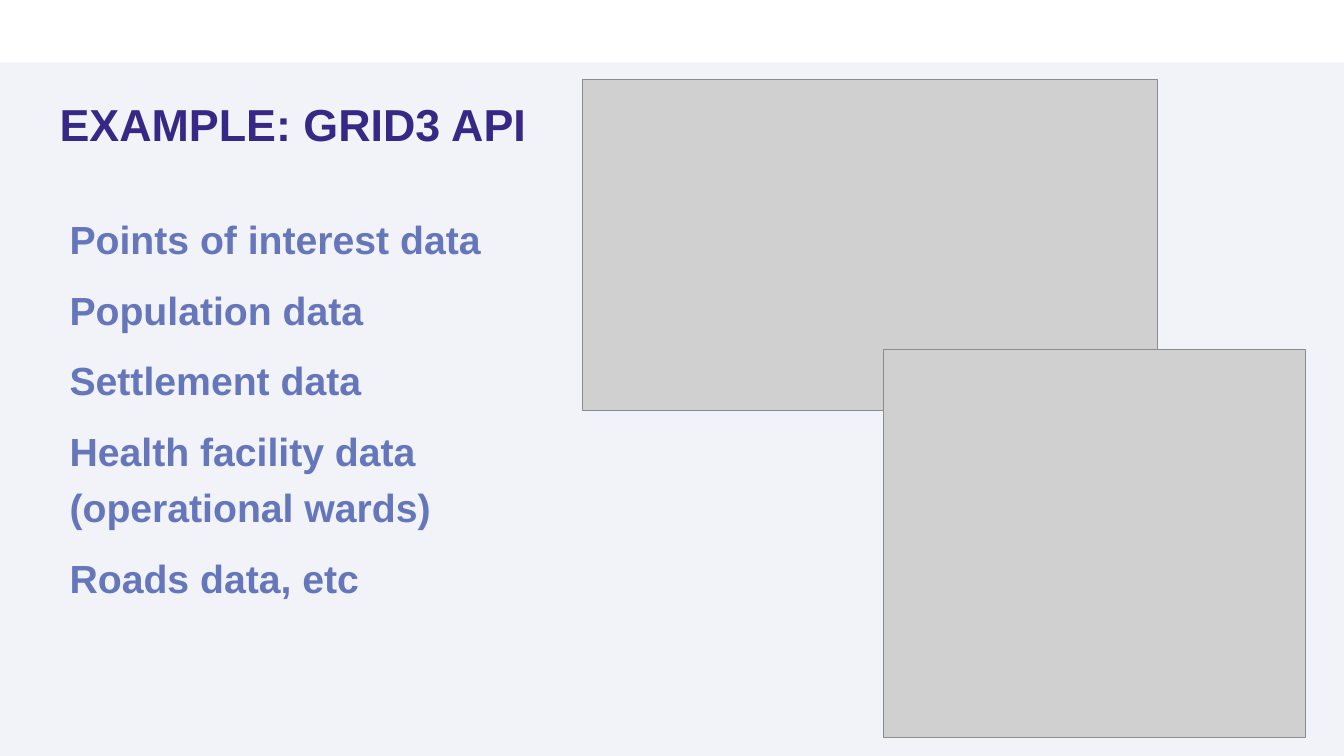
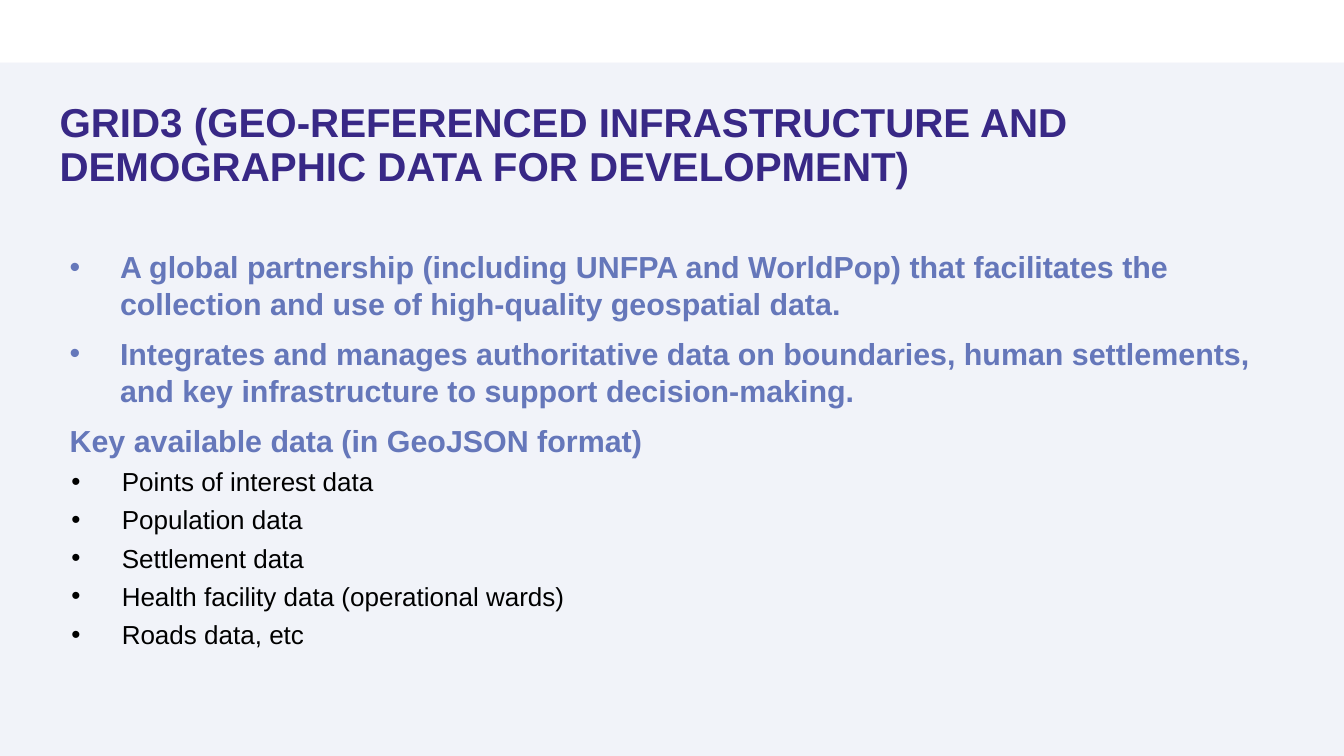
Before and after one commit to sooyoung1021/Module-5-Open-Source-Data, a slide deck: slide 17 of presentations/Module 5_Open Source Data.pptx (slide 16 before the commit). Drawn at 1344x756 pixels with LibreOffice and Linux fonts; fonts in the diff are those of the drawing; grey boxes stand for pictures; background and template pictures are left out. Boxes give left, top, right and bottom in pixels: in the first picture for what was removed or moved away, otherwise in the second. Text is boxed around its words. In the diff, an @@ line names an element or a change of style, - is before the commit and + after.

```diff
--- a/presentations/Module 5_Open Source Data.pptx
+++ b/presentations/Module 5_Open Source Data.pptx
@@ picture removed at (583, 80, 1158, 411) @@
@@ title at (60, 107, 1067, 189): text changed; size 32 to 28.8 pt @@
-EXAMPLE: GRID3 API
+GRID3 (GEO-REFERENCED INFRASTRUCTURE AND DEMOGRAPHIC DATA FOR DEVELOPMENT)
@@ text "A global partnership (including UNFPA ...": place and size @@
-text "A global partnership (including UNFPA ..." at (70, 225, 480, 599)
+text "A global partnership (including UNFPA ..." at (70, 256, 1249, 648)
@@ text at (70, 256, 1249, 458): paragraphs added @@
+• A global partnership (including UNFPA and WorldPop) that facilitates the collection and use of high-quality geospatial data.
+• Integrates and manages authoritative data on boundaries, human settlements, and key infrastructure to support decision-making.
+Key available data (in GeoJSON format)
@@ picture removed at (883, 350, 1306, 737) @@
@@ text at (122, 472, 564, 648): size 28 to 18.6 pt, text colour #6577BA to #000000, bold off in "Points of interest data", "Population data", "Settlement data", "Health facility data (operational wards)" and 1 more places; bullet none to •; list level 1 to 2 in "Points of interest data"; line spacing 1.2 to 1; list level 1 to 2 in "Population data"; list level 1 to 2 in "Settlement data"; list level 1 to 2 in "Health facility data (operational wards)"; list level 1 to 2 in "Roads data, etc" @@
```
Also in this commit, not shown: 8 other slides changed, 12 slides added, 4 slides removed, 1 other file.
